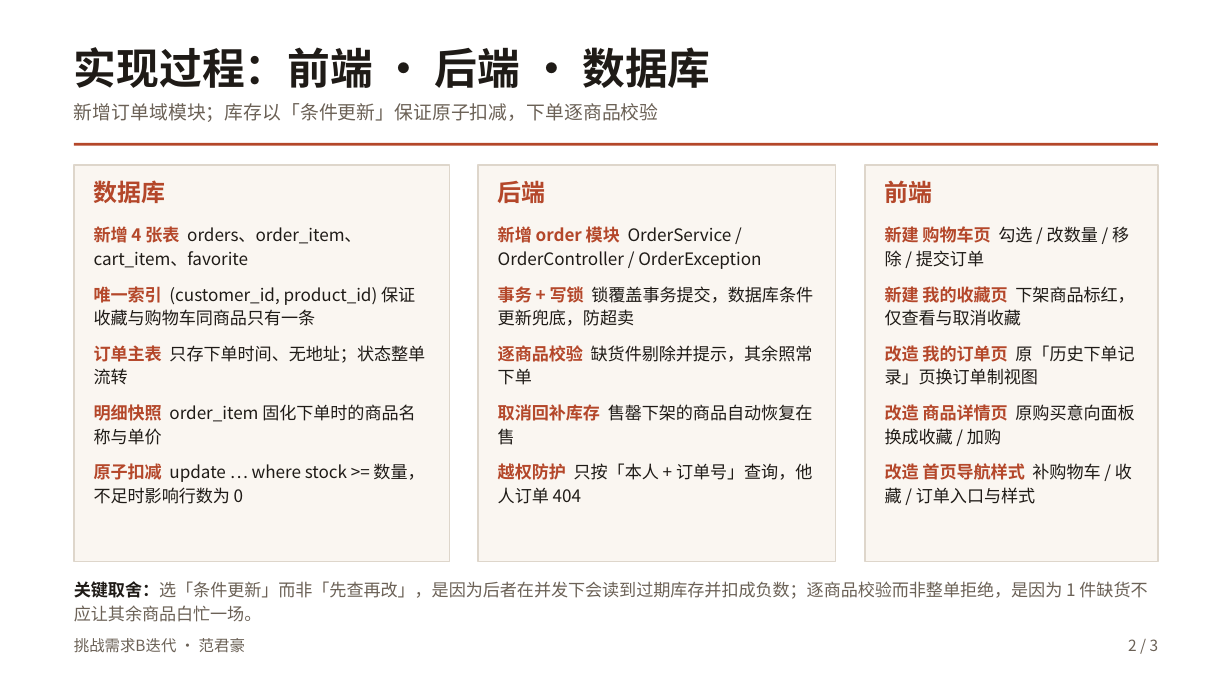
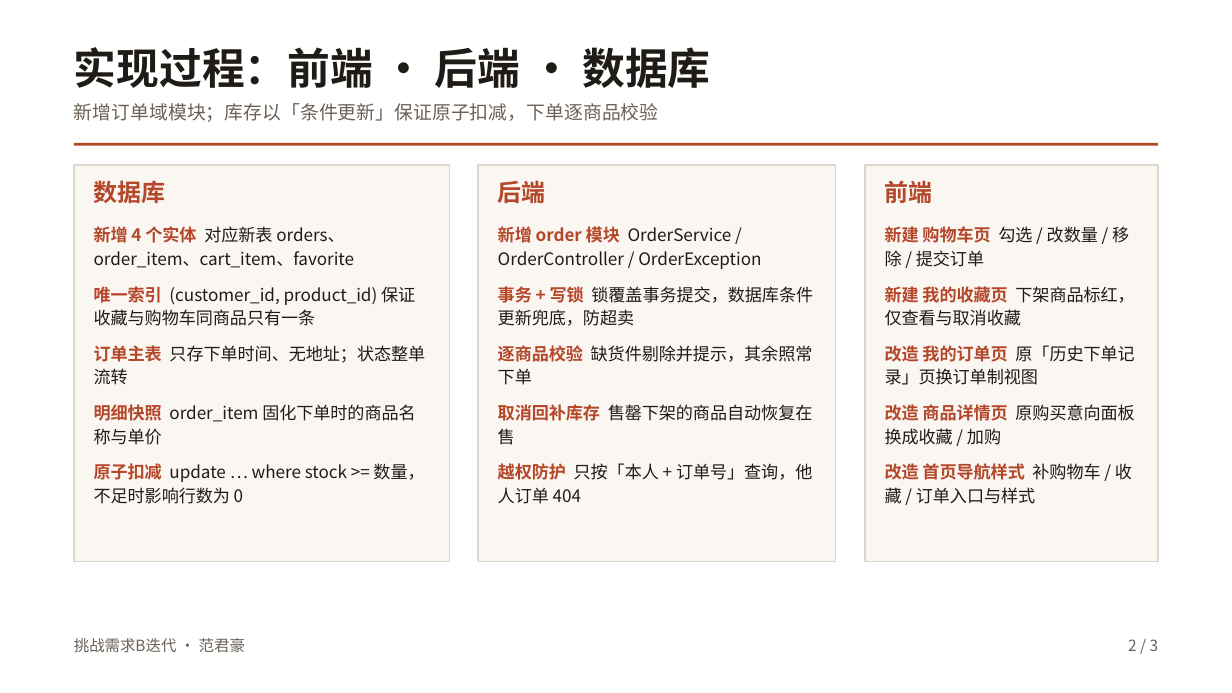
Before and after one commit to hds556/se-course-project, a slide deck: slide 2 of 成果物/范君豪/汇报PPT/挑战需求B迭代汇报-范君豪.pptx. Drawn at 1232x693 pixels with LibreOffice and Linux fonts; fonts in the diff are those of the drawing. Boxes give left, top, right and bottom in pixels: in the first picture for what was removed or moved away, otherwise in the second. Text is boxed around its words. In the diff, an @@ line names an element or a change of style, - is before the commit and + after.

Commit message:
成果物: 更新挑战需求B迭代汇报PPT并新增第四次阶段性评审报告

```diff
--- a/成果物/范君豪/汇报PPT/挑战需求B迭代汇报-范君豪.pptx
+++ b/成果物/范君豪/汇报PPT/挑战需求B迭代汇报-范君豪.pptx
@@ text at <box>94,226,355,268</box>: text changed @@
-新增 4 张表 orders、order_item、cart_item、favorite
+新增 4 个实体 对应新表 orders、order_item、cart_item、favorite
@@ text removed at <box>74,581,1147,622</box> @@
-关键取舍：选「条件更新」而非「先查再改」，是因为后者在并发下会读到过期库存并扣成负数；逐商品校验而非整单拒绝，是因为 1 件缺货不应让其余商品白忙一场。
```
Also in this commit, not shown: 2 other slides changed, 2 other files.
